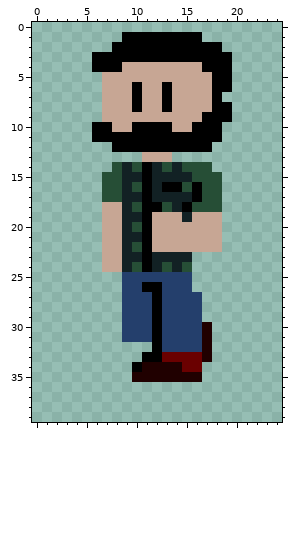
One commit to this pixel-art sprite: game/assets/sprites/pawns/Joel/WalkLeft/2.png. That is the earlier state.
The file is 50x80 pixels, drawn in blocks of 2x2; one block is one cell here. Colours within 5 levels of each other are drawn and written as one.
Once edited:
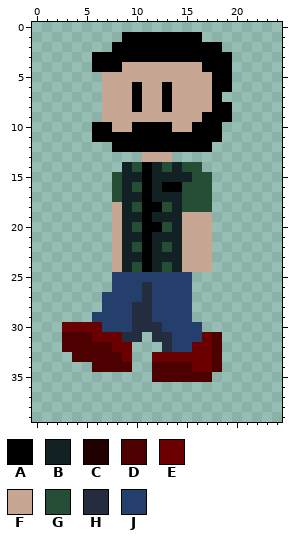
Palette (. is transparent): A #000000  B #122124  C #200000  D #4d0000  E #6a0000  F #c7a694  G #264e36  H #242c40  J #243f6c
Changes in this commit:
Changed rows in their new state; - is an unchanged pixel.
first column x 3:
14 -----.--------.-
15 ----.----------.
16 ----.--------G-.
17 ----.-------GG-.
18 ----.-------G--.
19 ----.----BBBF--.
20 ----.----AGB---.
21 ----.----BBB---.
22 ----.----BGB---.
23 ----.-------FFF-
24 ----.-------FFF-
25 -----J----------
26 -----J--HJ------
27 ----JJ--HJ---.--
28 ----JJ-HHJ---.--
29 ---JJJ-HHJ---.--
30 EEEEJJ-HHH----.-
31 DDDEEEHH.HH---ED
32 DDDDDEE--.H--EED
33 -DDDDDE-.E----ED
34 ---DDDD..DDDD-ED
35 -------..DDDDDD-
Changed places in both pictures, as pixel boxes (x1, y1, x2, y2):
changed: (62, 162, 222, 382)
